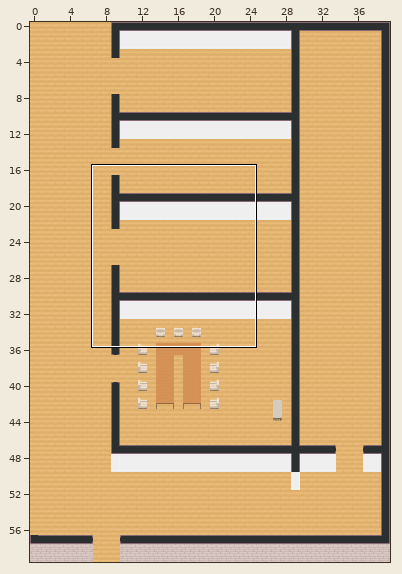
One commit to this Tiled map (JSON): stairs.tmj. Above: a wide view before the commit, with the close-up outlined.
Close-up. Before the edit:
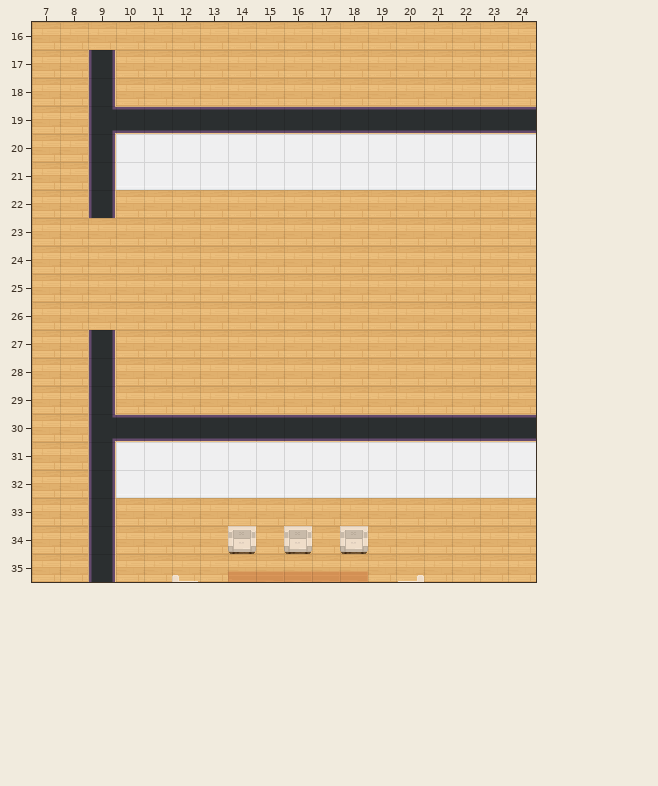
Cells are 32x32 px. Shown: x 7..24, y 16..35. The commit also changed other parts of the map, which this record leaves out.
The same view after the edit:
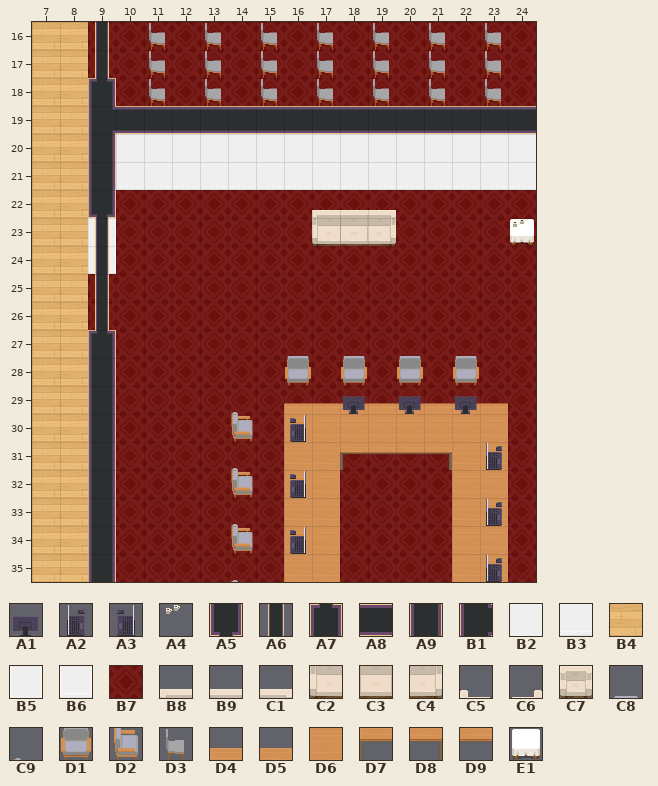
Key: from "WA_Miscellaneous": A1 11, A2 24, A3 25, A4 58; from "WA_Room_Builder": A5 11, A6 36, A7 61, A8 94, A9 102, B1 108, B2 119, B3 144, B4 172, B5 296, B6 321, B7 387; from "WA_Seats": B8 0, B9 1, C1 2, C2 13, C3 14, C4 15, C5 35, C6 36, C7 46, C8 85, C9 87, D1 98, D2 100, D3 119; from "WA_Tables": D4 0, D5 1, D6 10, D7 20, D8 21, D9 23, E1 146.
__ is an empty cell.
Tiles of an added or newly shown layer are drawn over the layers below it.
From old to new:
Layer "floor/floor-1":
Tile B4 gives way to one hidden under a higher layer in row 23 at x 18; in row 33 at x 14 to 19 and 22 to 24; in rows 34 to 35 at x 16 to 17 and 22 to 23.
Tile B7 now appears in row 17 at x 9.
The author changed tile B4 to tile B7 in row 16 at x 9 to 24; in rows 17 to 18 at x 10 to 24; in row 22 at x 10 to 24; in row 23 at x 10 to 17 and 19 to 24; in row 24 at x 10 to 24; in rows 25 to 26 at x 9 to 24.
The author changed tile B4 to tile B7 in rows 27 to 29 at x 10 to 24; in row 33 at x 10 to 13 and 20 to 21; in rows 34 to 35 at x 10 to 15, 18 to 21 and 24.
Layer "walls/walls":
Tile A8 gives way to one hidden under a higher layer in row 30 at x 16 to 23.
Tile B2 gives way to one hidden under a higher layer in row 31 at x 16 to 17 and 22 to 23.
Tile B3 gives way to one hidden under a higher layer in row 32 at x 16 to 17 and 22 to 23.
The author changed tile A9 to tile A5 in row 22 at x 9.
The author changed tile A9 to tile A7 in row 18 at x 9; in row 27 at x 9.
The author changed tile B1 to tile A9 in row 30 at x 9.
Tile B5 now appears in row 23 at x 9.
Tile B6 now appears in row 24 at x 9.
The author changed tile A8 to tile B7 in row 30 at x 10 to 15 and 24.
The author changed tile B2 to tile B7 in row 31 at x 10 to 15, 18 to 21 and 24.
The author changed tile B3 to tile B7 in row 32 at x 10 to 15, 18 to 21 and 24.
Tile B7 now appears in row 33 at x 14 to 15, 18 to 19 and 24.
Tile A9 is gone in row 17 at x 9.
Layer "furniture/tables":
Tile D4 now appears in row 29 at x 16 to 23.
The author changed tile C7 to tile D6 in row 34 at x 16.
The author changed tile D5 to tile D6 in row 35 at x 16 to 17.
Tile D6 now appears in row 30 at x 16 to 23; in rows 31 to 33 at x 16 to 17 and 22 to 23; in row 34 at x 17 and 22 to 23; in row 35 at x 22 to 23.
Tile D7 now appears in row 31 at x 18.
Tile D8 now appears in row 31 at x 21.
Tile D9 now appears in row 31 at x 19 to 20.
Tile E1 now appears in row 23 at x 24.
Tile C5 is gone in row 35 at x 12.
Tile C6 is gone in row 35 at x 20.
Tile C7 is gone in row 34 at x 14 and 18.
Tile D4 is gone in row 35 at x 14.
Tile D5 is gone in row 35 at x 15 and 18.
Layer "furniture/upper_stuff" (added):
Tile A1 now appears in row 29 at x 18, 20 and 22.
Tile A2 now appears in row 31 at x 23; in row 33 at x 23; in row 35 at x 23.
Tile A3 now appears in row 30 at x 16; in row 32 at x 16; in row 34 at x 16.
Tile A4 now appears in row 23 at x 24.
Tile B8 now appears in row 22 at x 17.
Tile B9 now appears in row 22 at x 18.
Tile C1 now appears in row 22 at x 19.
Tile C2 now appears in row 23 at x 17.
Tile C3 now appears in row 23 at x 18.
Tile C4 now appears in row 23 at x 19.
Tile C8 now appears in row 27 at x 16, 18, 20 and 22.
Tile C9 now appears in row 29 at x 14; in row 31 at x 14; in row 33 at x 14; in row 35 at x 14.
Tile D1 now appears in row 28 at x 16, 18, 20 and 22.
Tile D2 now appears in row 30 at x 14; in row 32 at x 14; in row 34 at x 14.
Tile D3 now appears in rows 16 to 18 at x 11, 13, 15, 17, 19, 21 and 23.
Layer "door_frame":
Tile A6 now appears in rows 16 to 17 at x 9; in rows 23 to 26 at x 9.
Pixel boxes of the changes (left, top, right, bottom) in both close-ups:
changed: (88, 22, 536, 106)
changed: (88, 190, 536, 582)
